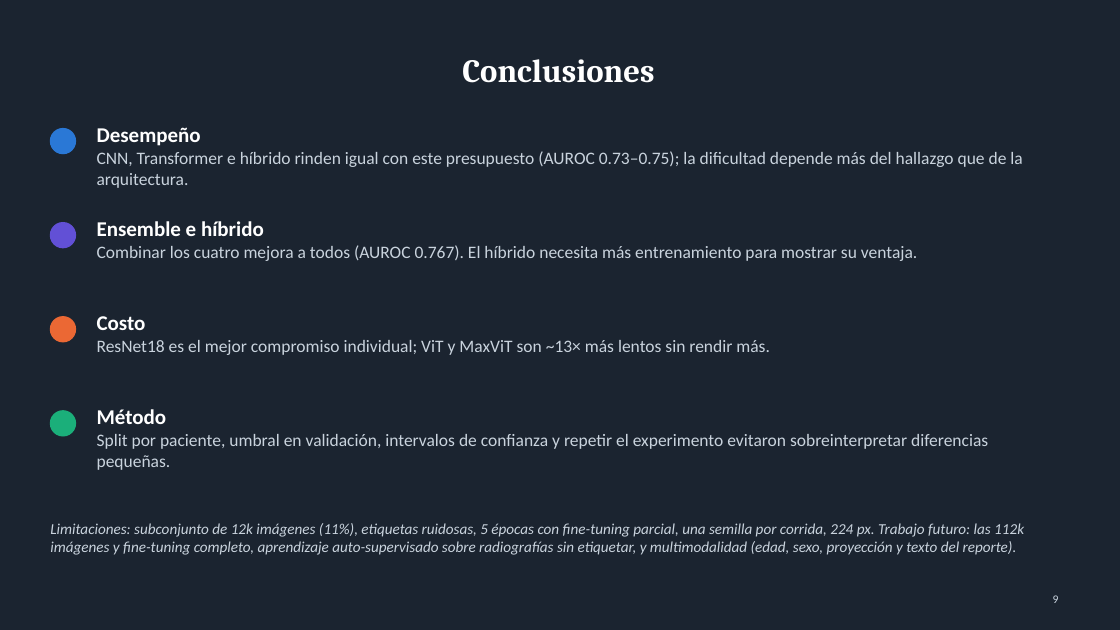
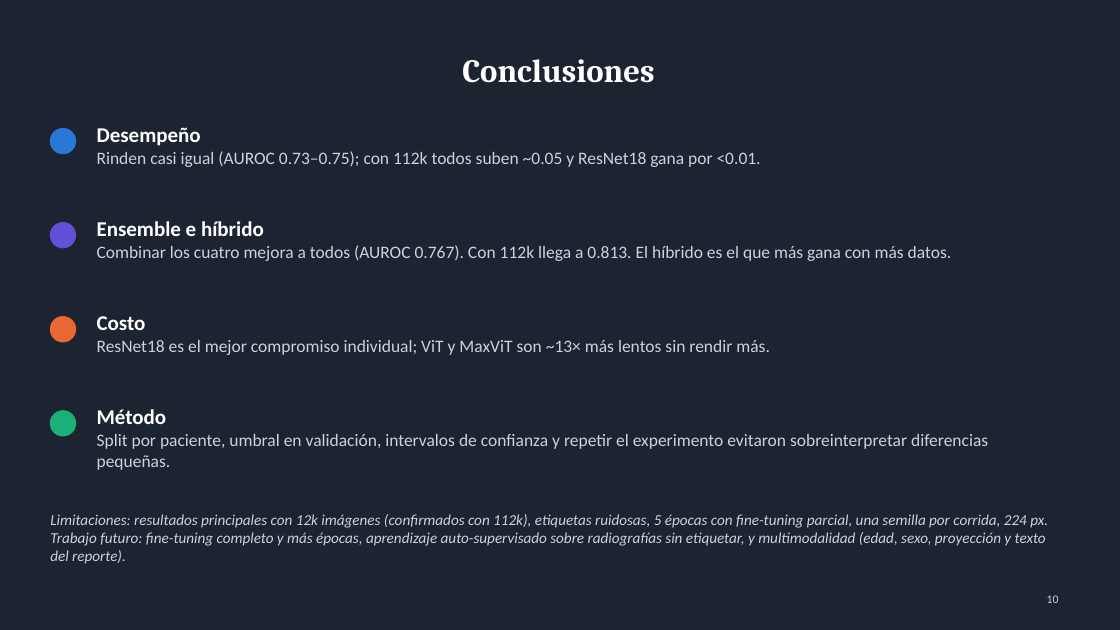
Before and after one commit to alfredogallegosmtr-sys/proyecto-final-dl-radiologia, a slide deck: slide 10 of slides/presentacion_final.pptx (slide 9 before the commit). Drawn at 1120x630 pixels with LibreOffice and Linux fonts; fonts in the diff are those of the drawing. Boxes give left, top, right and bottom in pixels: in the first picture for what was removed or moved away, otherwise in the second. Text is boxed around its words. In the diff, an @@ line names an element or a change of style, - is before the commit and + after.

```diff
--- a/slides/presentacion_final.pptx
+++ b/slides/presentacion_final.pptx
@@ text at [97,151,761,167]: text changed @@
-CNN, Transformer e híbrido rinden igual con este presupuesto (AUROC 0.73–0.75); la dificultad depende más del hallazgo que de la arquitectura.
+Rinden casi igual (AUROC 0.73–0.75); con 112k todos suben ~0.05 y ResNet18 gana por <0.01.
@@ text at [97,245,952,261]: text changed @@
-Combinar los cuatro mejora a todos (AUROC 0.767). El híbrido necesita más entrenamiento para mostrar su ventaja.
+Combinar los cuatro mejora a todos (AUROC 0.767). Con 112k llega a 0.813. El híbrido es el que más gana con más datos.
@@ text at [50,514,1048,564]: text changed @@
-Limitaciones: subconjunto de 12k imágenes (11%), etiquetas ruidosas, 5 épocas con fine-tuning parcial, una semilla por corrida, 224 px. Trabajo futuro: las 112k imágenes y fine-tuning completo, aprendizaje auto-supervisado sobre radiografías sin etiquetar, y multimodalidad (edad, sexo, proyección y texto del reporte).
+Limitaciones: resultados principales con 12k imágenes (confirmados con 112k), etiquetas ruidosas, 5 épocas con fine-tuning parcial, una semilla por corrida, 224 px. Trabajo futuro: fine-tuning completo y más épocas, aprendizaje auto-supervisado sobre radiografías sin etiquetar, y multimodalidad (edad, sexo, proyección y texto del reporte).
@@ page number at [1047,595,1059,603]: text changed @@
-9
+10
```
Also in this commit, not shown: 1 other slide changed, 1 slide added, 8 other files.
